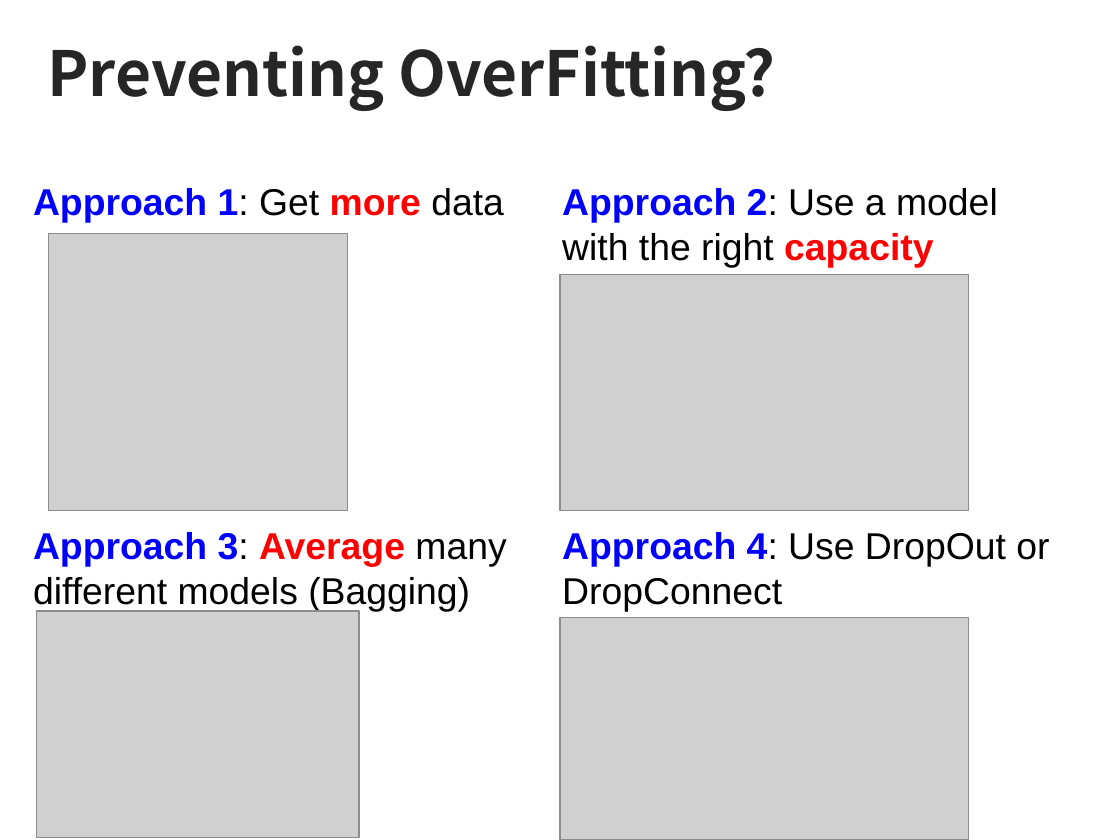
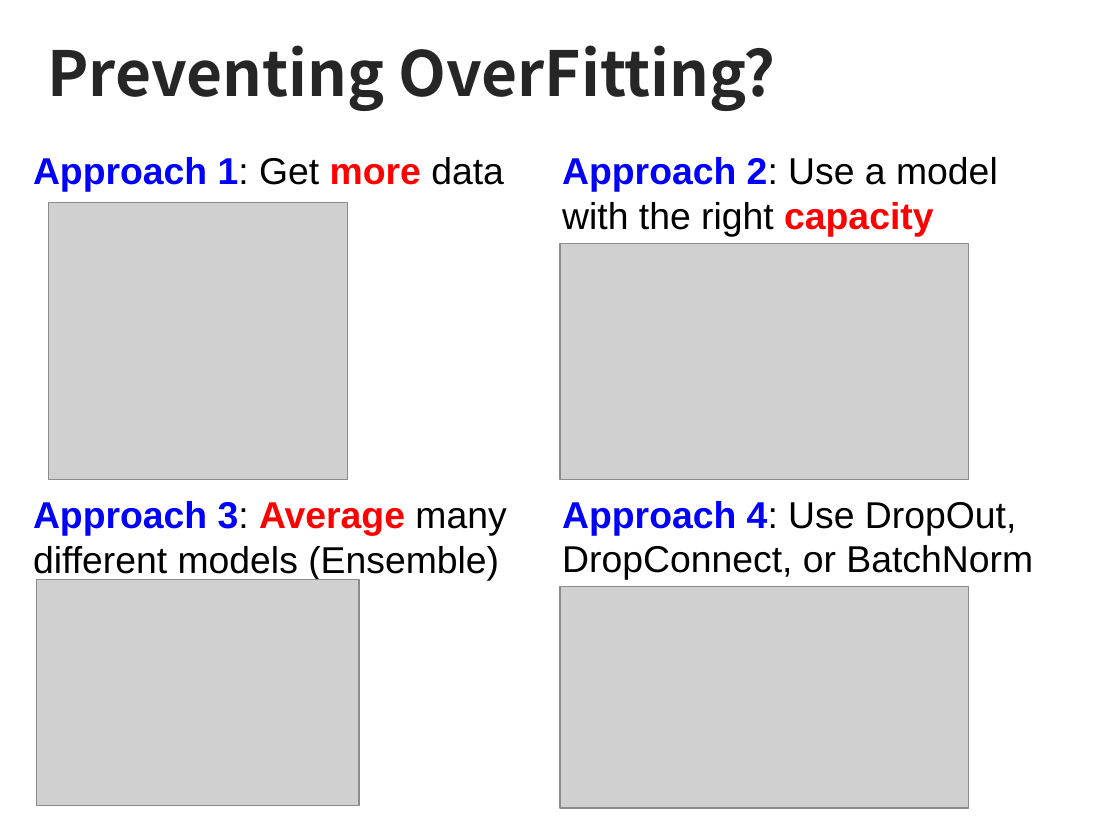
Before and after one commit to sjchoi86/dl_tutorials, a slide deck: slide 12 of presentations/Week2-1f Regulaziation.pptx. Drawn at 1120x840 pixels with LibreOffice and Linux fonts; fonts in the diff are those of the drawing; grey boxes stand for pictures. Boxes give left, top, right and bottom in pixels: in the first picture for what was removed or moved away, otherwise in the second. Text is boxed around its words. In the diff, an @@ line names an element or a change of style, - is before the commit and + after.

```diff
--- a/presentations/Week2-1f Regulaziation.pptx
+++ b/presentations/Week2-1f Regulaziation.pptx
@@ 4 pictures, 2 texts: place and size @@
-4 pictures, 2 texts at (33,188,998,839)
+4 pictures, 2 texts at (33,157,998,809)
@@ text at (33,501,506,581): text changed @@
-Approach 3: Average many different models (Bagging)
+Approach 3: Average many different models (Ensemble)
@@ text at (562,501,1033,580): text changed @@
-Approach 4: Use DropOut or DropConnect
+Approach 4: Use DropOut, DropConnect, or BatchNorm
```
Also in this commit, not shown: 5 other slides changed, 1 slide added, 1 slide removed.
